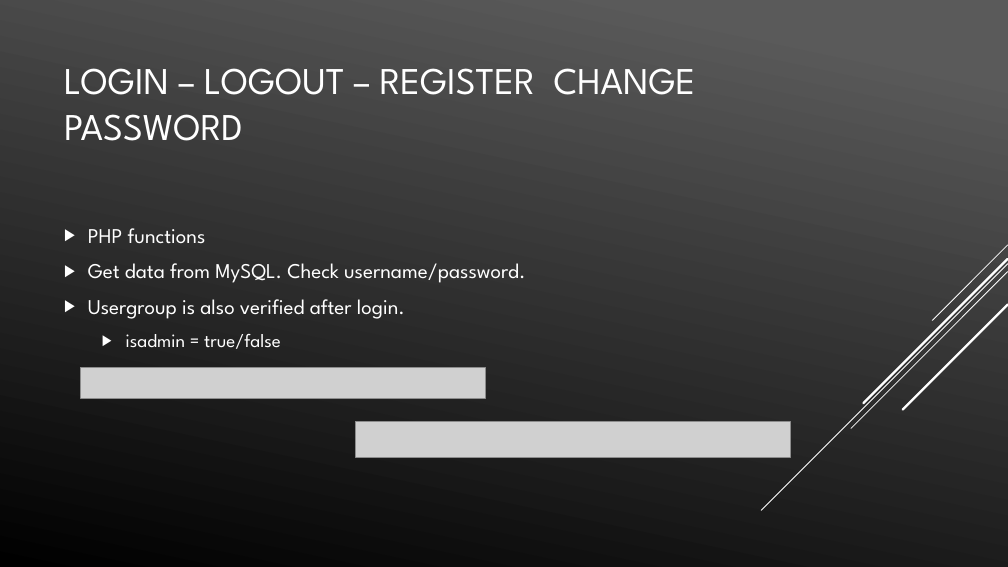
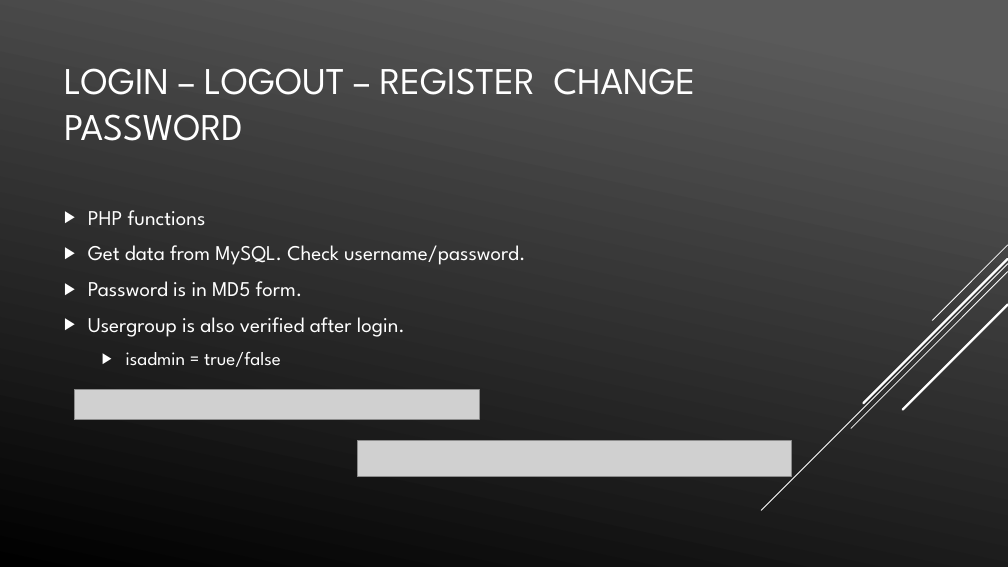
Before and after one commit to vdc1703/COMP5130F2018, a slide deck: slide 10 of Final-Powerpoint/Final.pptx. Drawn at 1008x567 pixels with LibreOffice and Linux fonts; fonts in the diff are those of the drawing; grey boxes stand for pictures. Boxes give left, top, right and bottom in pixels: in the first picture for what was removed or moved away, otherwise in the second. Text is boxed around its words. In the diff, an @@ line names an element or a change of style, - is before the commit and + after.

```diff
--- a/Final-Powerpoint/Final.pptx
+++ b/Final-Powerpoint/Final.pptx
@@ text at (88, 281, 303, 297): paragraph added @@
+▶ Password is in MD5 form.
@@ picture: place and size @@
-picture at (81, 368, 485, 399)
+picture at (74, 389, 479, 420)
@@ picture: place and size @@
-picture at (355, 422, 790, 457)
+picture at (357, 441, 792, 476)
```
Also in this commit, not shown: 5 other slides changed, 4 other files.
